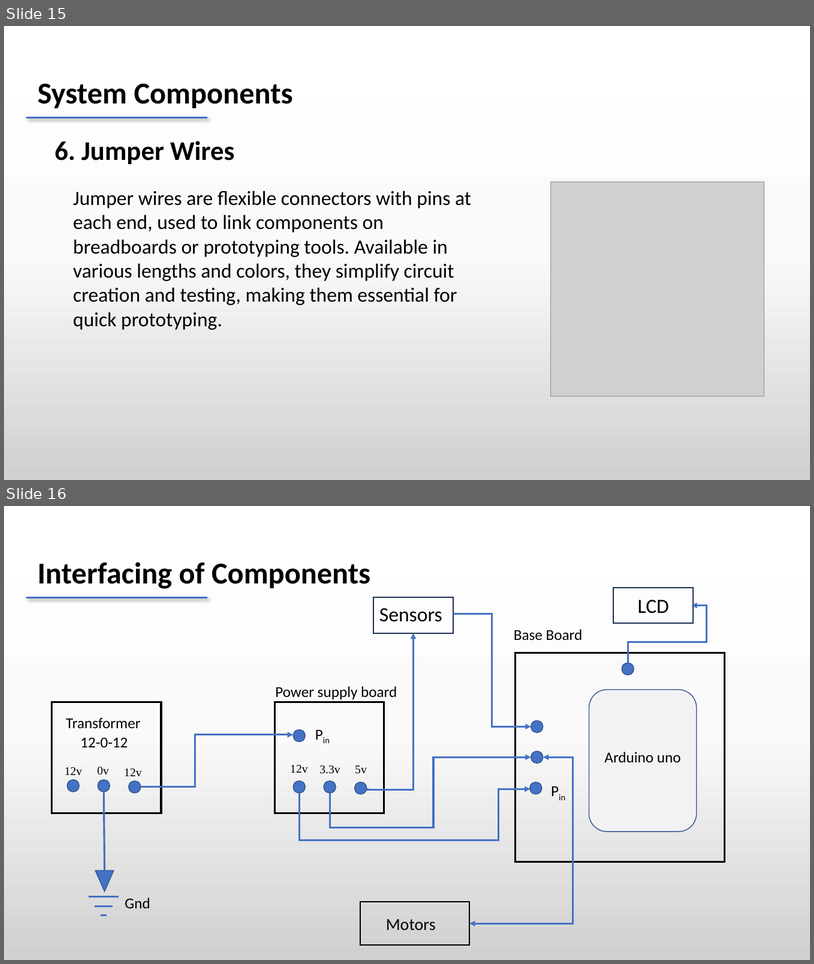
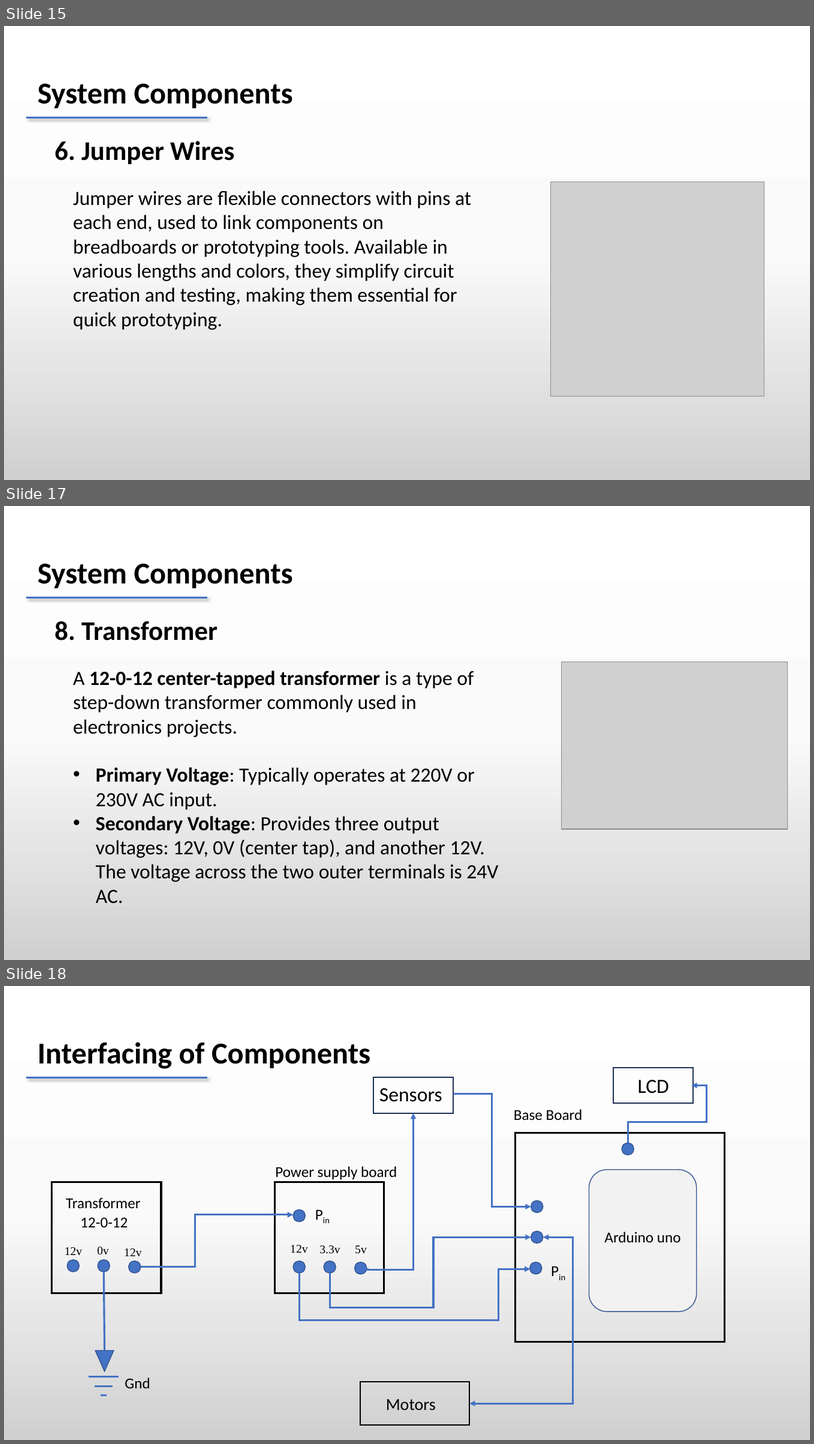
Before and after one commit to dheeraj78/project-4-2, a slide deck: Batch 8 .pptx. Shown one above the other, each under a label of ours: slides 15 and 16 before the commit, slides 15, 17 and 18 after it; the slides between them are not shown. The pictures are 814x964 and 814x1444 pixels, drawn with LibreOffice and Linux fonts; fonts in the diff are those of the drawing; grey boxes stand for pictures. Boxes give left, top, right and bottom in pixels: in the first picture for what was removed or moved away, otherwise in the second. Text is boxed around its words. In the diff, an @@ line names an element or a change of style, - is before the commit and + after.

```diff
--- a/Batch 8 .pptx
+++ b/Batch 8 .pptx
@@ slide 17 added at (4,506,810,960), background gradient #FFFFFF to #FBFBFB to #D1D1D1 @@
@@ text added at (38,564,293,588), 36 pt, text #000000, bold @@
+System Components
@@ line added from (26, 597) to (208, 597), #4472C4 2.25 pt @@
@@ text added at (54,621,218,640), 32 pt, text #000000, bold @@
+8. Transformer
@@ picture added at (562,662,788,829) @@
@@ text added at (73,670,498,903), 24 pt, text #000000 @@
+A 12-0-12 center-tapped transformer is a type of step-down transformer commonly used in electronics projects.
+• Primary Voltage: Typically operates at 220V or 230V AC input.
+• Secondary Voltage: Provides three output voltages: 12V, 0V (center tap), and another 12V. The voltage across the two outer terminals is 24V AC.
@@ what was slide 16 is now slide 18 @@
```
Also in this commit, not shown: 3 slides changed, 2 other slides added, 19 other files.
